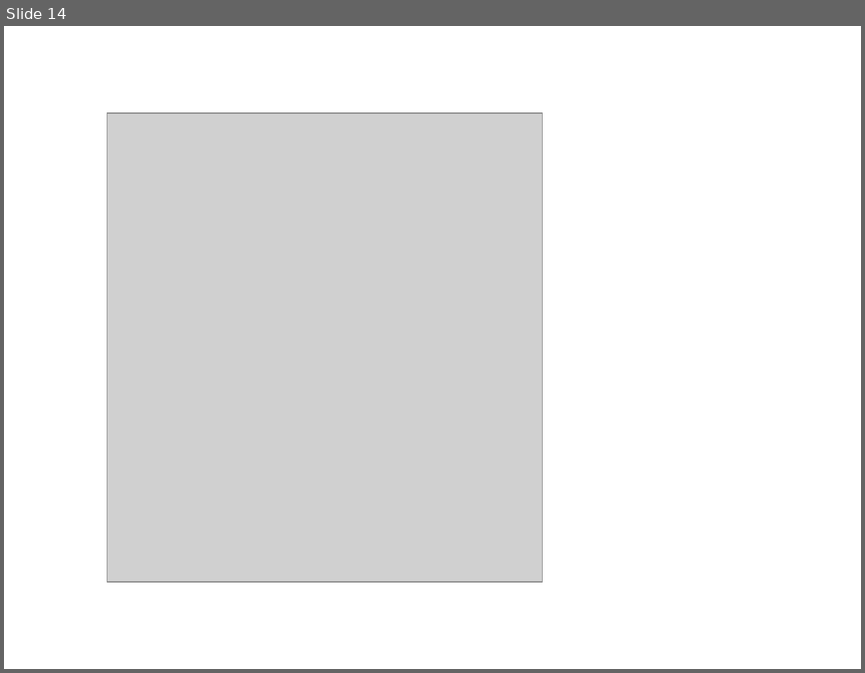
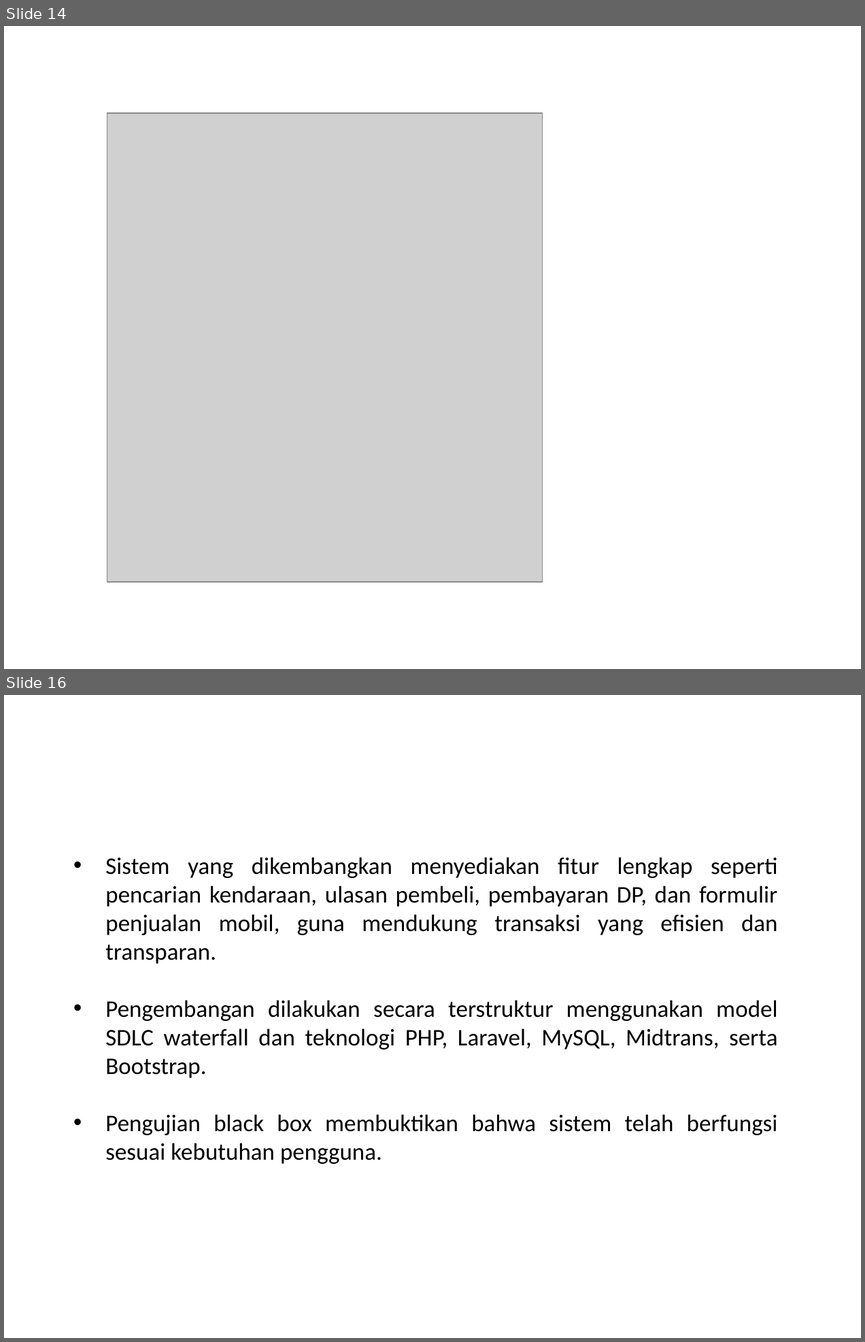
Before and after one commit to tarmidzibariq/KULIAH-SEMESTER-6, a slide deck: Penulisan Ilmiah/Sidang/Salinan dari Template Presentasi Sidang.pptx. Shown one above the other, each under a label of ours: slide 14 before the commit, slides 14 and 16 after it; the slides between them are not shown. The pictures are 865x673 and 865x1342 pixels, drawn with LibreOffice and Linux fonts; fonts in the diff are those of the drawing; grey boxes stand for pictures; background and template pictures are left out. Boxes give left, top, right and bottom in pixels: in the first picture for what was removed or moved away, otherwise in the second. Text is boxed around its words. In the diff, an @@ line names an element or a change of style, - is before the commit and + after.

```diff
--- a/Penulisan Ilmiah/Sidang/Salinan dari Template Presentasi Sidang.pptx
+++ b/Penulisan Ilmiah/Sidang/Salinan dari Template Presentasi Sidang.pptx
@@ slide 16 added at (4,695,861,1338), background #FFFFFF @@
@@ title added at (4,695,676,774), 24 pt, text #FFFFFF @@
+KESIMPULAN
@@ text added at (105,857,778,1164), 20 pt, text #000000 @@
+• Sistem yang dikembangkan menyediakan fitur lengkap seperti pencarian kendaraan, ulasan pembeli, pembayaran DP, dan formulir penjualan mobil, guna mendukung transaksi yang efisien dan transparan.
+• Pengembangan dilakukan secara terstruktur menggunakan model SDLC waterfall dan teknologi PHP, Laravel, MySQL, Midtrans, serta Bootstrap.
+• Pengujian black box membuktikan bahwa sistem telah berfungsi sesuai kebutuhan pengguna.
```
Also in this commit, not shown: 1 slide changed, 2 other slides added, 2 slides removed.
